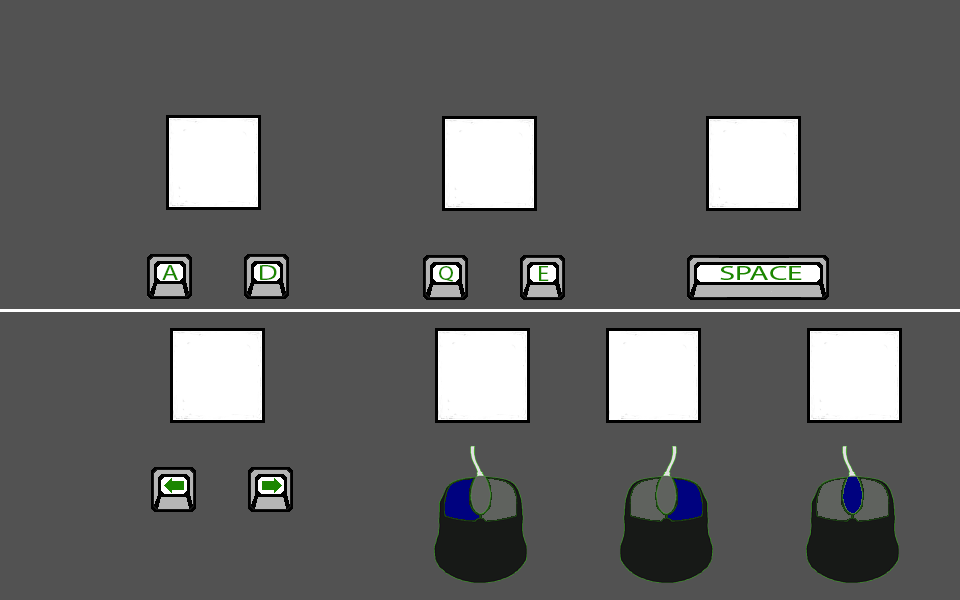
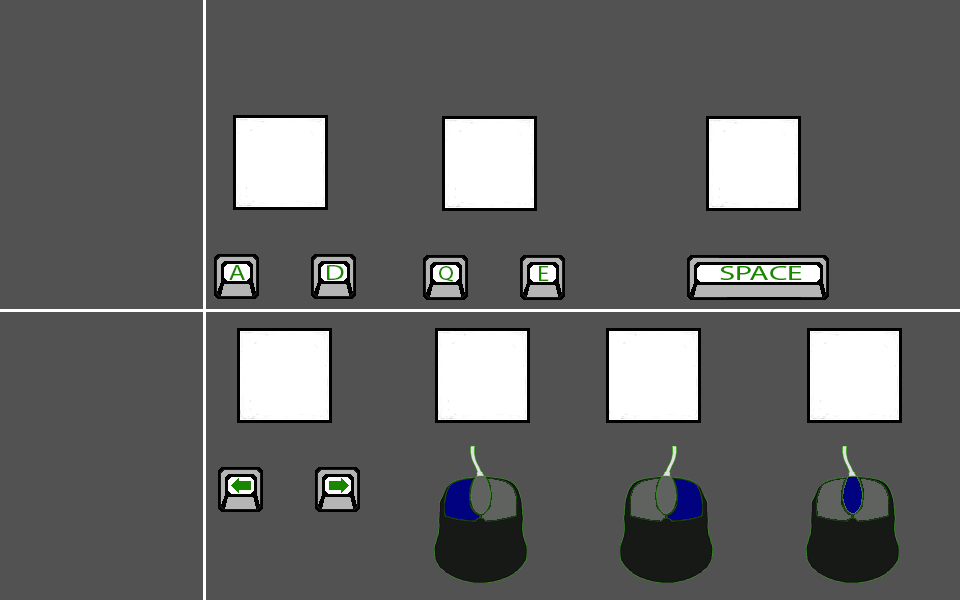
Layers edited between the first and the second 960 x 600 image:
painted on "Layer 4" over [147, 0, 360, 600]
removed layer "Layer 9" over [261, 478, 282, 493]
removed layer "Layer 7" over [151, 308, 360, 538]
removed layer "SPACE" over [147, 0, 360, 600]
